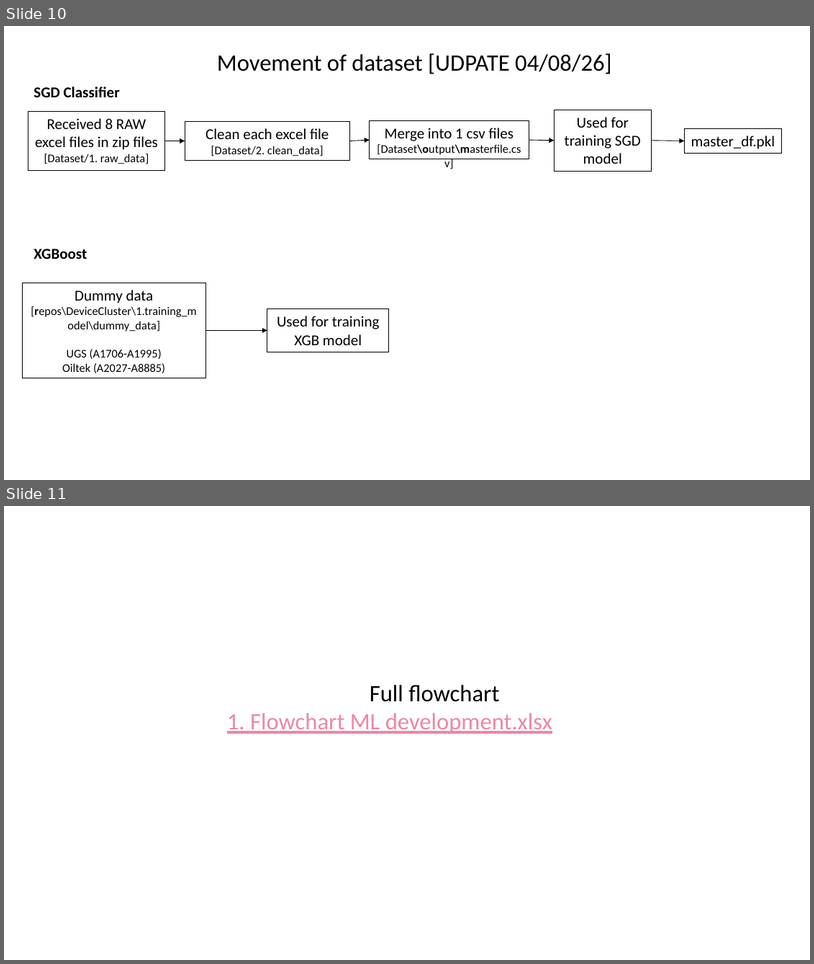
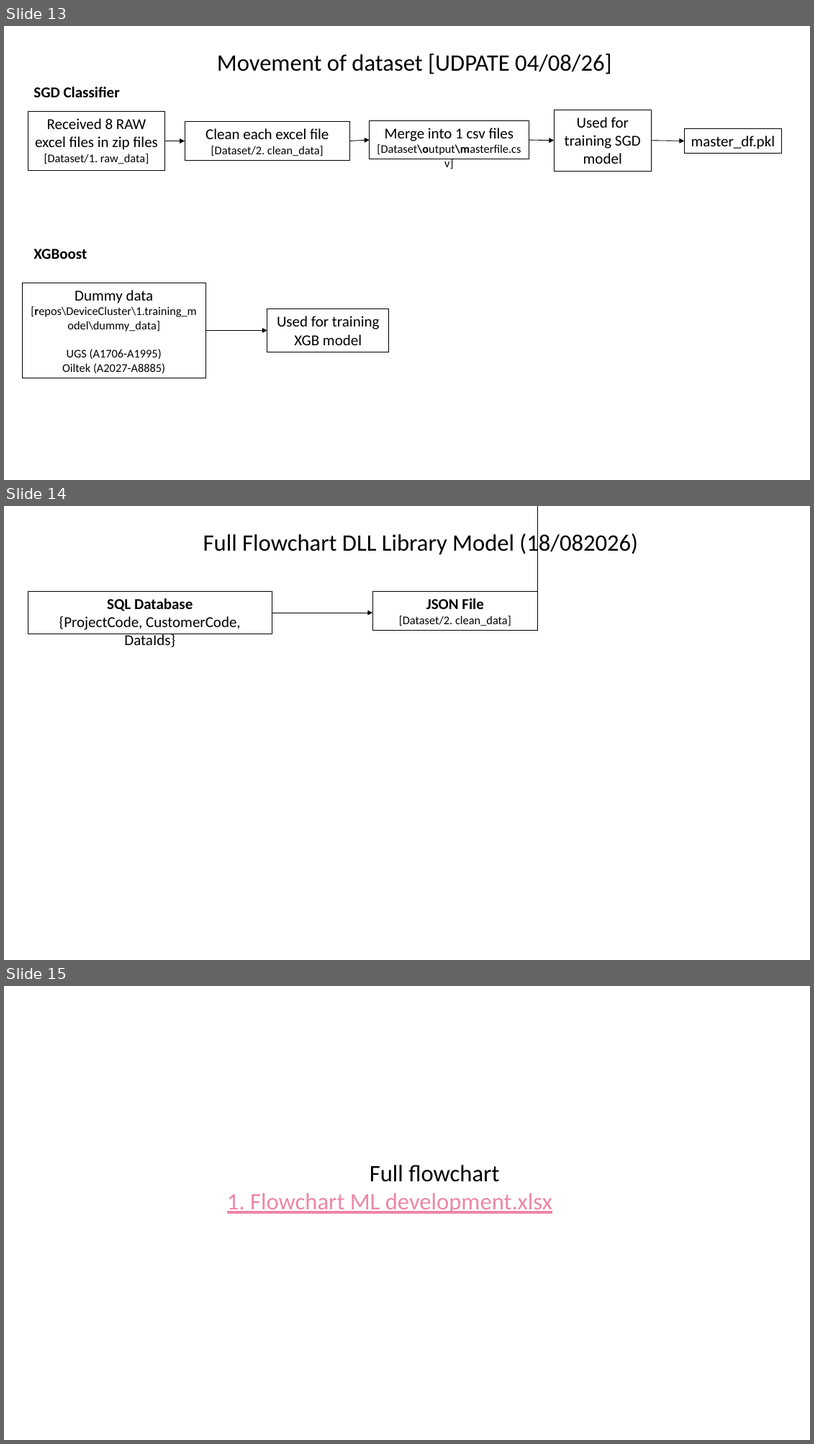
Before and after one commit to Syaziyah30/DeviceCluster, a slide deck: 1.training_model/supplementary/Device Identifier 20260717.pptx. Shown one above the other, each under a label of ours: slides 10 and 11 before the commit, slides 13, 14 and 15 after it. The pictures are 814x964 and 814x1444 pixels, drawn with LibreOffice and Linux fonts; fonts in the diff are those of the drawing. Boxes give left, top, right and bottom in pixels: in the first picture for what was removed or moved away, otherwise in the second. Text is boxed around its words. In the diff, an @@ line names an element or a change of style, - is before the commit and + after.

```diff
--- a/1.training_model/supplementary/Device Identifier 20260717.pptx
+++ b/1.training_model/supplementary/Device Identifier 20260717.pptx
@@ slide 14 added at [4,506,810,960], background #FFFFFF @@
@@ arrow added from (538, 613) to (538, 506), #000000 0.75 pt @@
@@ text added at [203,531,638,556], 28 pt, text #000000 @@
+Full Flowchart DLL Library Model (18/082026)
@@ rectangle added at [28,591,272,634], outline #000000 0.75 pt, 18 pt, text #000000 @@
+SQL Database
+{ProjectCode, CustomerCode, DataIds}
@@ rectangle added at [373,591,538,630], outline #000000 0.75 pt, 14 pt, text #000000 @@
+JSON File
+[Dataset/2. clean_data]
@@ arrow added from (273, 613) to (373, 613), #000000 0.75 pt @@
@@ what was slide 10 is now slide 13 @@
@@ what was slide 11 is now slide 15 @@
```
Also in this commit, not shown: 1 slide changed, 3 other slides added, 1 other file.
